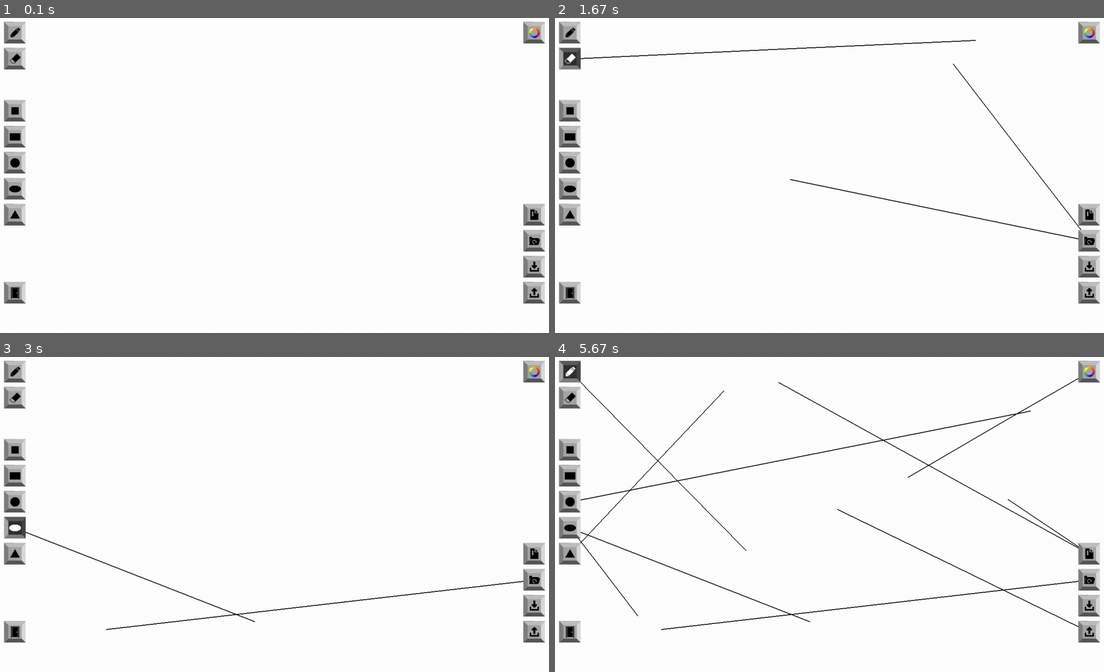
Above: before the commit, frames 1-4 (two rows, left to right).
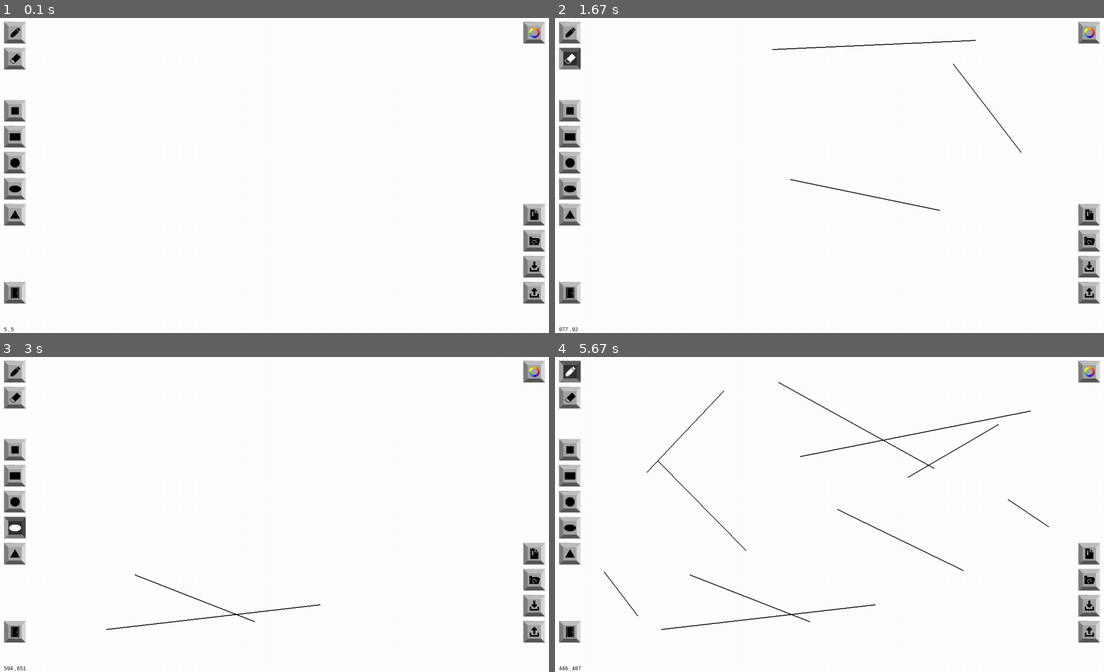
Above: after the commit, the same moments.

Repository: andrewkb1004-del/Drawing-Pygame-Software-andrewkb1004-del
Game: pygame game, started from src/project.py
Two runs of this game, one before a commit and one after it. Both use one fixed random seed, a clock stepped at 60 frames per second and the inputs below.
Inputs (mouse positions are in pixels of both pictures, inside the frame that each line leads up to):
- Up to frame 1 (0.1 s): no input
- Up to frame 2 (1.67 s): press the mouse at (1087, 241) at 0.37 s; move the mouse to (1021, 150) at 0.47 s; release the mouse at (950, 62) at 0.6 s; click (961, 213) at 0.72 s; press the mouse at (1087, 241) at 1.03 s; move the mouse to (939, 210) at 1.13 s; release the mouse at (791, 178) at 1.27 s; press the mouse at (571, 58) at 1.37 s; move the mouse to (774, 49) at 1.47 s; release the mouse at (972, 40) at 1.6 s
- Up to frame 3 (3 s): press the mouse at (16, 527) at 1.7 s; move the mouse to (241, 549) at 1.8 s; release the mouse at (472, 571) at 1.93 s; tap C at 2 s; press the mouse at (532, 580) at 2.37 s; move the mouse to (318, 602) at 2.47 s; release the mouse at (104, 627) at 2.6 s; press the mouse at (16, 527) at 2.7 s; move the mouse to (131, 574) at 2.8 s; release the mouse at (252, 621) at 2.93 s
- Up to frame 4 (5.67 s): press the mouse at (1087, 372) at 3.03 s; move the mouse to (999, 423) at 3.13 s; release the mouse at (906, 476) at 3.27 s; press the mouse at (571, 501) at 3.37 s; move the mouse to (802, 454) at 3.47 s; release the mouse at (1032, 410) at 3.6 s; press the mouse at (571, 552) at 3.7 s; move the mouse to (648, 470) at 3.8 s; release the mouse at (725, 391) at 3.93 s; press the mouse at (1087, 552) at 4.03 s; move the mouse to (1049, 527) at 4.13 s; release the mouse at (1005, 498) at 4.27 s; press the mouse at (571, 527) at 4.37 s; move the mouse to (604, 571) at 4.47 s; release the mouse at (637, 615) at 4.6 s; press the mouse at (1087, 552) at 4.7 s; move the mouse to (933, 467) at 4.8 s; release the mouse at (780, 382) at 4.93 s; press the mouse at (1087, 631) at 5.03 s; move the mouse to (961, 571) at 5.13 s; release the mouse at (834, 508) at 5.27 s; press the mouse at (571, 372) at 5.37 s; move the mouse to (659, 460) at 5.47 s; release the mouse at (747, 549) at 5.6 s

The runs differ from the first frame. In frame 1, less than 0.1% of the frame differs, in the area x 0-3%, y 98-100%; in frame 2, 0.4%; in frame 3, 0.3%; in frame 4, 1.0%, in the area x 0-96%, y 6-100%.

Commit message:
1. Implemented button tooltip 2. Display mouse coordinates near bottom left of screen 3. Prevent drawing in button bars

Diff:
--- a/src/project.py
+++ b/src/project.py
@@ -5,7 +5,7 @@
 class Button:
     """A class for creating clickable buttons in Pygame."""
 
-    def __init__(self, x, y, width, height, inactive_image, active_image, tool="None", action=None):
+    def __init__(self, x, y, width, height, inactive_image, active_image, tool="None", tooltip_text="", action=None):
         """
         Initializes the button object.
 
@@ -16,14 +16,20 @@
         :param inactive_image: The image to show when the mouse is not hovering above the button.
         :param active_image: The image when the mouse is hovering above the button.
         :param tool: Specify the tool associated with this button.
+        :param tooltip_text: Specify the text to display when the mouse is hovering over the button.
         :param action: The function to call when the button is clicked.
         """
         self.rect = pygame.Rect(x, y, width, height)
         self.inactive_image = pygame.transform.scale(pygame.image.load(inactive_image), (width, height))
         self.active_image = pygame.transform.scale(pygame.image.load(active_image), (width, height))
         self.action = action
+        self.tooltip = tooltip_text
         self.is_active = False
         self.tool = tool
+
+        # Setup Font
+        self.font = pygame.font.SysFont('Arial', 12)
+        self.text_color = (0, 0, 0) # Black text
 
     def draw(self, screen):
         """Draws the button on the screen, changing color on hover."""
@@ -37,6 +43,25 @@
 
         # Draw the button
         screen.blit(current_image, (self.rect.left, self.rect.top))
+
+    def draw_tooltip(self, screen):
+        """Draws the button on the screen, changing color on hover."""
+        mouse_pos = pygame.mouse.get_pos()
+
+        # Determine current state based on hover
+        if self.rect.collidepoint(mouse_pos):
+            if self.tooltip != "":
+                text_surface = self.font.render(self.tooltip, True, BLACK)
+                padding = 5
+                box_rect = text_surface.get_rect()
+                #box_rect.topleft = (mouse_pos[0] + 20, mouse_pos[1] - 20)  # Offset from cursor
+                box_rect.topright = (mouse_pos[0] + 20, mouse_pos[1] - 20)  # Offset from cursor
+                box_rect.inflate_ip(padding * 2, padding * 2)
+
+                # Draw background and border
+                pygame.draw.rect(screen, TOOLTIP_BG, box_rect)
+                pygame.draw.rect(screen, BLACK, box_rect, 1)
+                screen.blit(text_surface, (box_rect.x + padding, box_rect.y + padding))
 
     def handle_event(self, event):
         """Checks for a mouse click on the button and executes the action."""
@@ -92,10 +117,6 @@
     # Font Setup
     font = pygame.font.SysFont('Arial', 12)
 
-    # Create a separate surface for drawing.
-    canvas = pygame.Surface((screen_width, screen_height))
-    canvas.fill(background_color)
-
     # --- Create Button Instances ---
     edge_padding = 15
     button_padding = 10
@@ -110,6 +131,7 @@
         x=button_x, y=button_y, width=button_w, height=button_h,
         inactive_image=os.path.join("assets", "pen_inactive.png"), active_image=os.path.join("assets", "pen_active.png"),
         tool="pen",
+        tooltip_text="Pen",
         action=set_active_tool # Pass the function reference
     )
 
@@ -118,6 +140,7 @@
         x=button_x, y=button_y, width=button_w, height=button_h,
         inactive_image=os.path.join("assets", "eraser_inactive.png"), active_image=os.path.join("assets", "eraser_active.png"),
         tool="eraser",
+        tooltip_text="Eraser",
         action=set_active_tool # Pass the function reference
     )
 
@@ -126,6 +149,7 @@
         x=button_x, y=button_y, width=button_w, height=button_h,
         inactive_image=os.path.join("assets", "square_inactive.png"), active_image=os.path.join("assets", "square_active.png"),
         tool="square",
+        tooltip_text="Square",
         action=set_active_tool # Pass the function reference
     )
 
@@ -134,6 +158,7 @@
         x=button_x, y=button_y, width=button_w, height=button_h,
         inactive_image=os.path.join("assets", "rect_inactive.png"), active_image=os.path.join("assets", "rect_active.png"),
         tool="rect",
+        tooltip_text="Rectangle",
         action=set_active_tool # Pass the function reference
     )
 
@@ -142,6 +167,7 @@
         x=button_x, y=button_y, width=button_w, height=button_h,
         inactive_image=os.path.join("assets", "circle_inactive.png"), active_image=os.path.join("assets", "circle_active.png"),
         tool="circle",
+        tooltip_text="Circle",
         action=set_active_tool # Pass the function reference
     )
 
@@ -150,6 +176,7 @@
         x=button_x, y=button_y, width=button_w, height=button_h,
         inactive_image=os.path.join("assets", "oval_inactive.png"), active_image=os.path.join("assets", "oval_active.png"),
         tool="oval",
+        tooltip_text="Oval",
         action=set_active_tool # Pass the function reference
     )
 
@@ -158,6 +185,7 @@
         x=button_x, y=button_y, width=button_w, height=button_h,
         inactive_image=os.path.join("assets", "triangle_inactive.png"), active_image=os.path.join("assets", "triangle_active.png"),
         tool="triangle",
+        tooltip_text="Triangle",
         action=set_active_tool # Pass the function reference
     )
 
@@ -166,6 +194,7 @@
         x=button_x, y=button_y, width=button_w, height=button_h,
         inactive_image=os.path.join("assets", "quit_inactive.png"), active_image=os.path.join("assets", "quit_active.png"),
         tool="quit",
+        tooltip_text="Quit Program",
         action=quit_program # Pass the function reference
     )
 
@@ -179,6 +208,7 @@
         x=button_x, y=button_y, width=button_w, height=button_h,
         inactive_image=os.path.join("assets", "color_inactive.png"), active_image=os.path.join("assets", "color_active.png"),
         tool="color bar",
+        tooltip_text="Color Bar",
         action=set_active_tool # Pass the function reference
     )
 
@@ -187,6 +217,7 @@
         x=button_x, y=button_y, width=button_w, height=button_h,
         inactive_image=os.path.join("assets", "save.png"), active_image=os.path.join("assets", "save.png"),
         tool="save",
+        tooltip_text="Save",
         action=set_active_tool # Pass the function reference
     )
 
@@ -195,6 +226,7 @@
         x=button_x, y=button_y, width=button_w, height=button_h,
         inactive_image=os.path.join("assets", "load.png"), active_image=os.path.join("assets", "load.png"),
         tool="load",
+        tooltip_text="Load",
         action=set_active_tool # Pass the function reference
     )
 
@@ -203,6 +235,7 @@
         x=button_x, y=button_y, width=button_w, height=button_h,
         inactive_image=os.path.join("assets", "import.png"), active_image=os.path.join("assets", "import.png"),
         tool="import",
+        tooltip_text="Import",
         action=set_active_tool # Pass the function reference
     )
 
@@ -211,11 +244,16 @@
         x=button_x, y=button_y, width=button_w, height=button_h,
         inactive_image=os.path.join("assets", "export.png"), active_image=os.path.join("assets", "export.png"),
         tool="export",
+        tooltip_text="Export",
         action=set_active_tool # Pass the function reference
     )
 
     tool_buttons_list = [pen_button, eraser_button, square_button, rect_button, circle_button, oval_button, triangle_button, quit_button,
                          color_button, save_button, load_button, import_button, export_button]
+
+    # Create a separate surface for drawing.
+    canvas = pygame.Surface((screen_width, screen_height))
+    canvas.fill(background_color)
 
     global running
     global active_tool
@@ -238,7 +276,8 @@
             if event.type == pygame.MOUSEBUTTONDOWN:
                 if event.button == 1:  # Left mouse button
                     drawing = True
-                    last_pos = event.pos # Start drawing from current position
+                    if event.pos[0] > edge_padding + button_w + edge_padding and event.pos[0] < screen_width - (edge_padding + button_w + edge_padding):
+                        last_pos = event.pos # Start drawing from current position
 
             # Mouse Button Up Event
             if event.type == pygame.MOUSEBUTTONUP:
@@ -249,12 +288,13 @@
             # Mouse Motion Event
             if event.type == pygame.MOUSEMOTION:
                 if drawing:
-                    current_pos = event.pos
-                    if last_pos:
-                        # Draw a line from the last position to the current position
-                        # This makes the drawing smooth rather than just dots
-                        pygame.draw.line(canvas, current_color, last_pos, current_pos, line_thickness)
-                    last_pos = current_pos # Update last_pos for the next segment
+                    if event.pos[0] > edge_padding + button_w + edge_padding and event.pos[0] < screen_width - (edge_padding + button_w + edge_padding):
+                        current_pos = event.pos
+                        if last_pos:
+                            # Draw a line from the last position to the current position
+                            # This makes the drawing smooth rather than just dots
+                            pygame.draw.line(canvas, current_color, last_pos, current_pos, line_thickness)
+                        last_pos = current_pos # Update last_pos for the next segment
 
             # Keyboard Events
             if event.type == pygame.KEYDOWN:
@@ -300,6 +340,16 @@
                 button.is_active = False
             button.draw(screen)
 
+        # Draw tooltip over buttons
+        for button in tool_buttons_list:
+            button.draw_tooltip(screen)
+
+        # Display mouse coordinate at the bottom left of the screen
+        mouse_pos = pygame.mouse.get_pos()
+        mouse_coordinate_text = f"{mouse_pos[0]} , {mouse_pos[1]}"
+        text_surface = font.render(mouse_coordinate_text , True, BLACK)
+        screen.blit(text_surface, (15, screen_height-15))
+
         # --- Update the Display ---
         pygame.display.flip()
 
@@ -318,5 +368,7 @@
     GREEN = (0, 255, 0)
     BLUE = (0, 0, 255)
     YELLOW = (255, 255, 0)
-    PURPLE = (128, 0, 128) # Added a new color
+    PURPLE = (128, 0, 128)
+    TOOLTIP_BG = (255, 255, 200)
+
     main()
